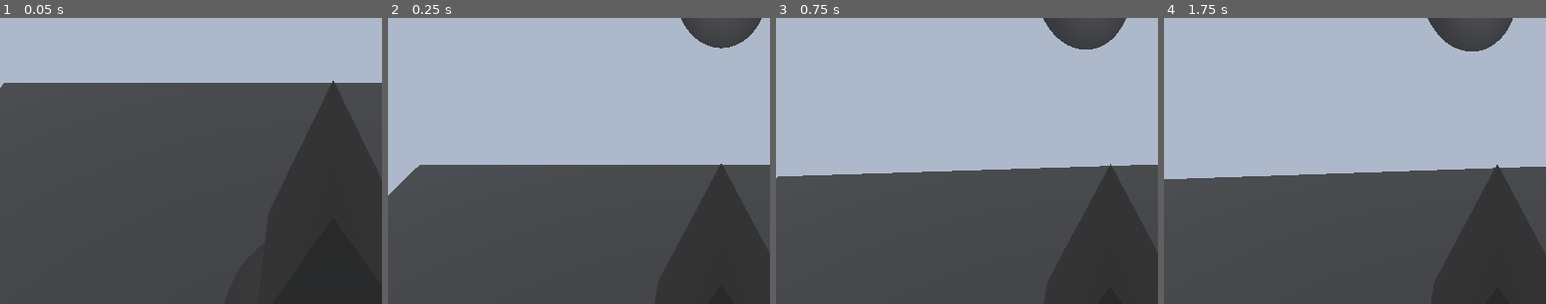
Above: before the commit, frames 1-4 (left to right).
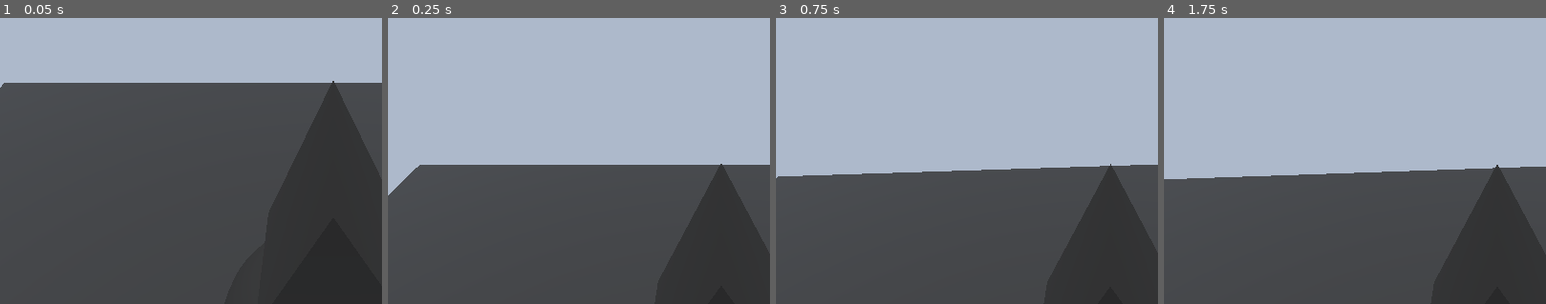
Above: after the commit, the same moments.

Repository: funhouse-ghoul/ChopShop
Game: Godot game, scene res://PrototypeScenes/FHGCS1.tscn
Two runs of this game, one before a commit and one after it. Both use one fixed random seed, a clock stepped at 60 frames per second and the inputs below.
Inputs:
- Up to frame 1 (0.05 s): no input
- Up to frame 2 (0.25 s): no input
- Up to frame 3 (0.75 s): tap Right (io+r) at 0.6 s
- Up to frame 4 (1.75 s): tap Enter at 1.25 s; tap W (io+x) at 1.35 s
The pictures show only the part of the screen within x 6-56%, y 0-50%; the shares and areas given below are measured in that part.

Frame 1 is identical in both runs. In frame 2, 1.6% of the frame differs, in the area x 76-98%, y 0-11%; in frame 3, 1.7%; in frame 4, 1.9%, in the area x 69-92%, y 0-12%.

Commit message:
Beginning work on antagonist awareness

Diff:
--- a/Prefabs/caver.tscn
+++ b/Prefabs/caver.tscn
@@ -4,6 +4,13 @@
 [ext_resource type="Script" uid="uid://cs7q35juo8vo6" path="res://Prefabs/head_control.gd" id="2_1jh3d"]
 
 [sub_resource type="PrismMesh" id="PrismMesh_55inb"]
+
+[sub_resource type="CapsuleShape3D" id="CapsuleShape3D_kgtat"]
+radius = 2.0
+height = 10.0
+
+[sub_resource type="SphereShape3D" id="SphereShape3D_u2smc"]
+radius = 10.0
 
 [node name="Caver" unique_id=825253521 instance=ExtResource("1_o77wn")]
 
@@ -18,3 +25,15 @@
 [node name="SpotLight3D" type="SpotLight3D" parent="HeadMesh" index="0" unique_id=906264947]
 transform = Transform3D(-1, 0, -8.742278e-08, 0, 1, 0, 8.742278e-08, 0, -1, 0, 0, 0)
 spot_angle = 10.647538
+
+[node name="Vision" type="Area3D" parent="HeadMesh" index="1" unique_id=1681934569]
+
+[node name="CollisionShape3D" type="CollisionShape3D" parent="HeadMesh/Vision" index="0" unique_id=1655183957]
+transform = Transform3D(1, 0, 0, 0, -4.371139e-08, -1, 0, 1, -4.371139e-08, 0, -1.7736216, 4.9823)
+shape = SubResource("CapsuleShape3D_kgtat")
+
+[node name="Awareness" type="Area3D" parent="HeadMesh/Vision" index="1" unique_id=998191051]
+
+[node name="CollisionShape3D" type="CollisionShape3D" parent="HeadMesh/Vision/Awareness" index="0" unique_id=1888737585]
+transform = Transform3D(1, 0, 0, 0, -4.371139e-08, -1, 0, 1, -4.371139e-08, 0, 0, 0)
+shape = SubResource("SphereShape3D_u2smc")
--- a/Prefabs/head_control.gd
+++ b/Prefabs/head_control.gd
@@ -1,10 +1,10 @@
 extends MeshInstance3D
 
-
+@onready var vision := $Vision
 # Called when the node enters the scene tree for the first time.
 func _ready() -> void:
+	print(vision)
 	pass # Replace with function body.
-
 
 # Called every frame. 'delta' is the elapsed time since the previous frame.
 func _process(delta: float) -> void:
--- a/PrototypeScenes/FHGCS1.tscn
+++ b/PrototypeScenes/FHGCS1.tscn
@@ -2,7 +2,6 @@
 
 [ext_resource type="Environment" uid="uid://b4qygowk1fcof" path="res://Environments/BasicEnv.tres" id="1_20fo3"]
 [ext_resource type="Script" uid="uid://c8sfewjxtsqqc" path="res://Scripts/PlayerView.gd" id="3_aq51s"]
-[ext_resource type="Script" uid="uid://dwgbgeq5gwqvj" path="res://Scripts/focus_dummy.gd" id="4_53jkq"]
 [ext_resource type="PackedScene" uid="uid://diy65xc6ja1pr" path="res://Prefabs/caver.tscn" id="4_u2smc"]
 
 [sub_resource type="PlaneMesh" id="PlaneMesh_kgtat"]
@@ -10,8 +9,6 @@
 
 [sub_resource type="BoxShape3D" id="BoxShape3D_kgtat"]
 size = Vector3(10, 0.1, 10)
-
-[sub_resource type="SphereMesh" id="SphereMesh_kgtat"]
 
 [node name="World" type="Node3D" unique_id=1415019361]
 
@@ -35,16 +32,6 @@
 transform = Transform3D(1, 0, 0, 0, 1, 0, 0, 0, 1, 0, -0.1, 0)
 shape = SubResource("BoxShape3D_kgtat")
 
-[node name="FocusDummy" type="MeshInstance3D" parent="." unique_id=737301670 groups=["enemies"]]
-transform = Transform3D(1, 0, 0, 0, 1, 0, 0, 0, 1, 0, 2.3522875, 4.308757)
-mesh = SubResource("SphereMesh_kgtat")
-script = ExtResource("4_53jkq")
-
-[node name="FocusDummy2" type="MeshInstance3D" parent="." unique_id=1770837220 groups=["enemies"]]
-transform = Transform3D(1, 0, 0, 0, 1, 0, 0, 0, 1, 0, 1, -2.0776982)
-mesh = SubResource("SphereMesh_kgtat")
-script = ExtResource("4_53jkq")
-
 [node name="Caver" parent="." unique_id=825253521 instance=ExtResource("4_u2smc")]
 transform = Transform3D(1, 0, 0, 0, 1, 0, 0, 0, 1, 0, 1.117708, 0)
 
--- a/Scripts/PlayerView.gd
+++ b/Scripts/PlayerView.gd
@@ -46,9 +46,11 @@
 	cam_focus(position+player.basis.z)
 
 #Helper functions to get all enemies in the scene
-#TODO: Make it only relevant to a particular radius
-func update_enemies_list():
+func add_enemy_to_list():
 	enemies = get_tree().get_nodes_in_group("enemies")
+
+func remove_enemy_from_list():
+	pass
 
 #Relies on enemies list
 #Points camera ad middle distance between several focus points and player
